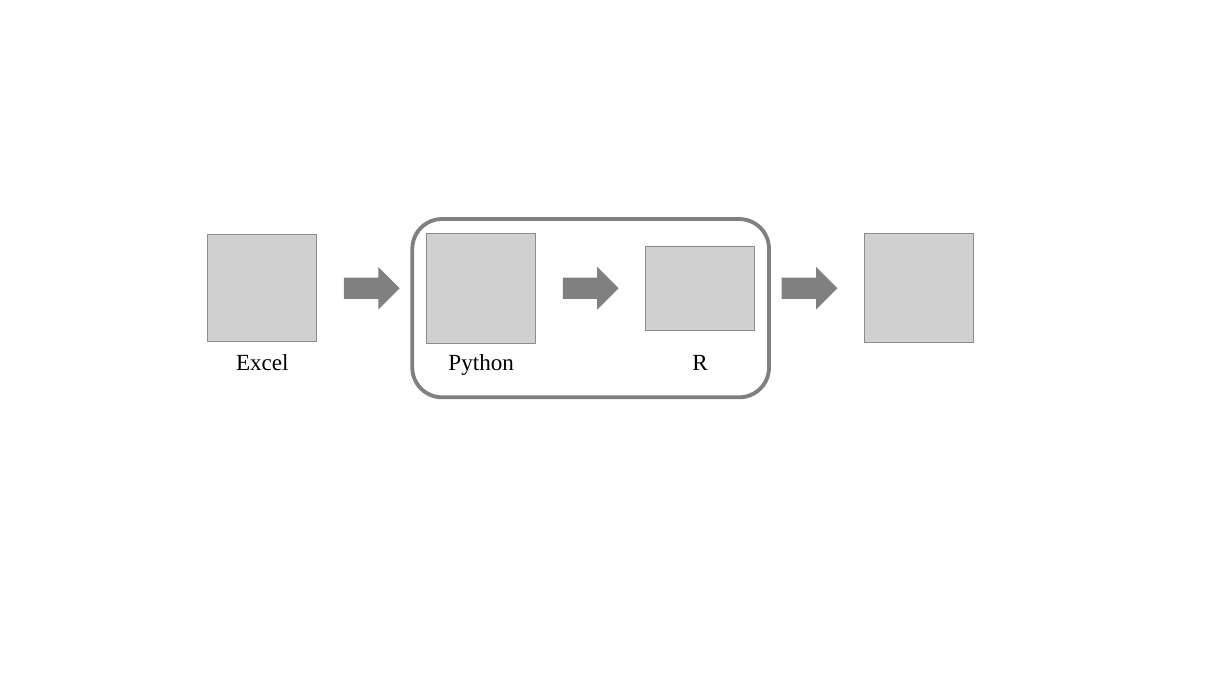
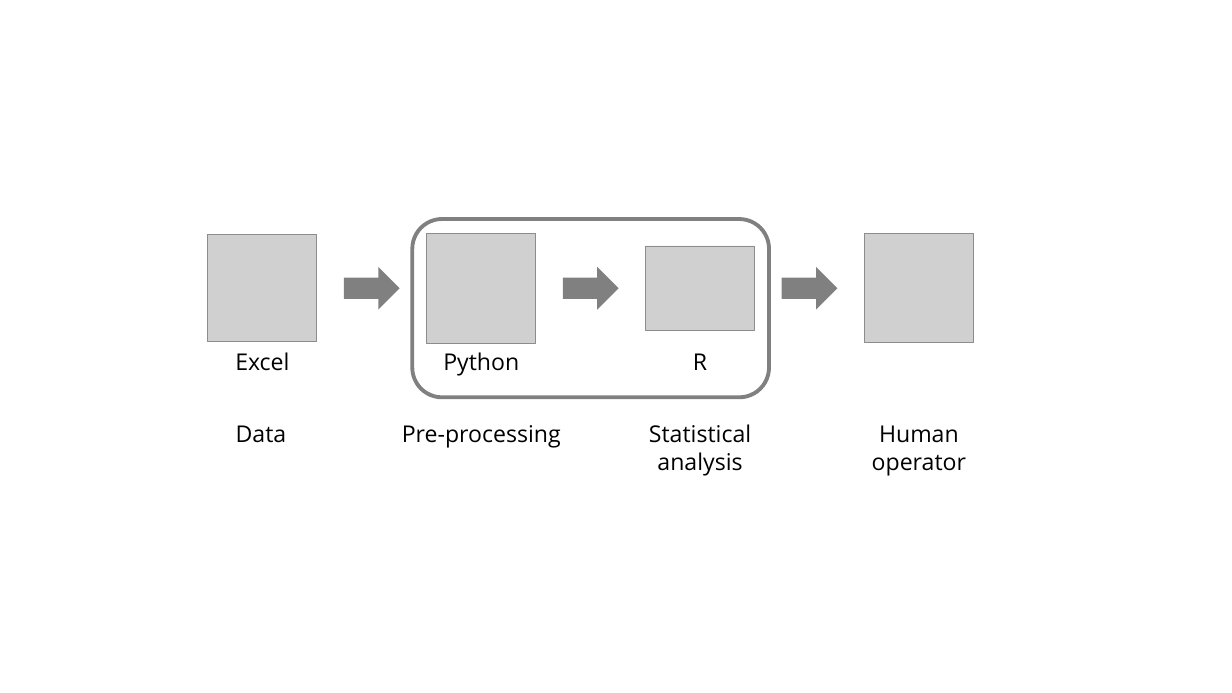
Before and after one commit to loganbwu/geothermal, a slide deck: slide 1 of media/workflow.pptx. Drawn at 1232x693 pixels with LibreOffice and Linux fonts; fonts in the diff are those of the drawing; grey boxes stand for pictures. Boxes give left, top, right and bottom in pixels: in the first picture for what was removed or moved away, otherwise in the second. Text is boxed around its words. In the diff, an @@ line names an element or a change of style, - is before the commit and + after.

```diff
--- a/media/workflow.pptx
+++ b/media/workflow.pptx
@@ font Times New Roman to Open Sans in 3 elements at [235,352,289,371], [443,352,519,376], [693,353,707,370] @@
@@ text added at [236,425,287,443], 18 pt, text #000000 @@
+Data
@@ text added at [402,425,561,448], 18 pt, text #000000 @@
+Pre-processing
@@ text added at [649,424,751,476], 18 pt, text #000000 @@
+Statistical
+analysis
@@ text added at [872,425,966,476], 18 pt, text #000000 @@
+Human operator
```
Also in this commit, not shown: 37 other files.
